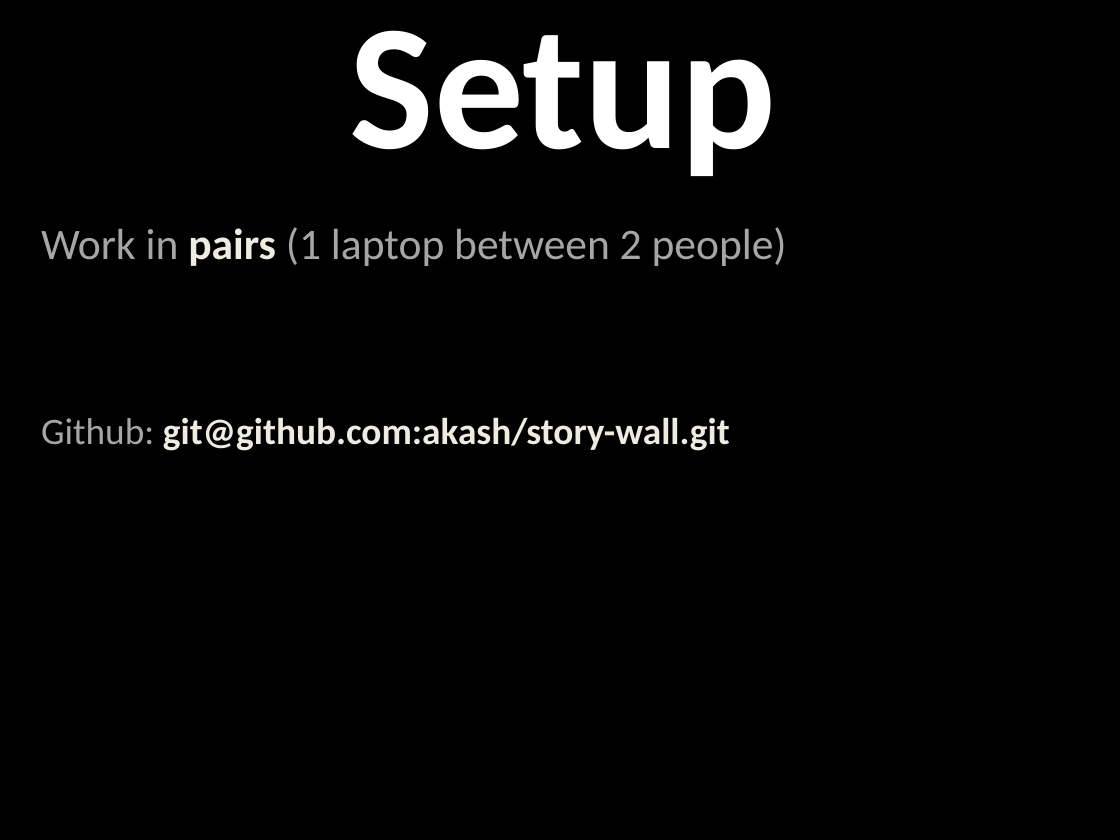
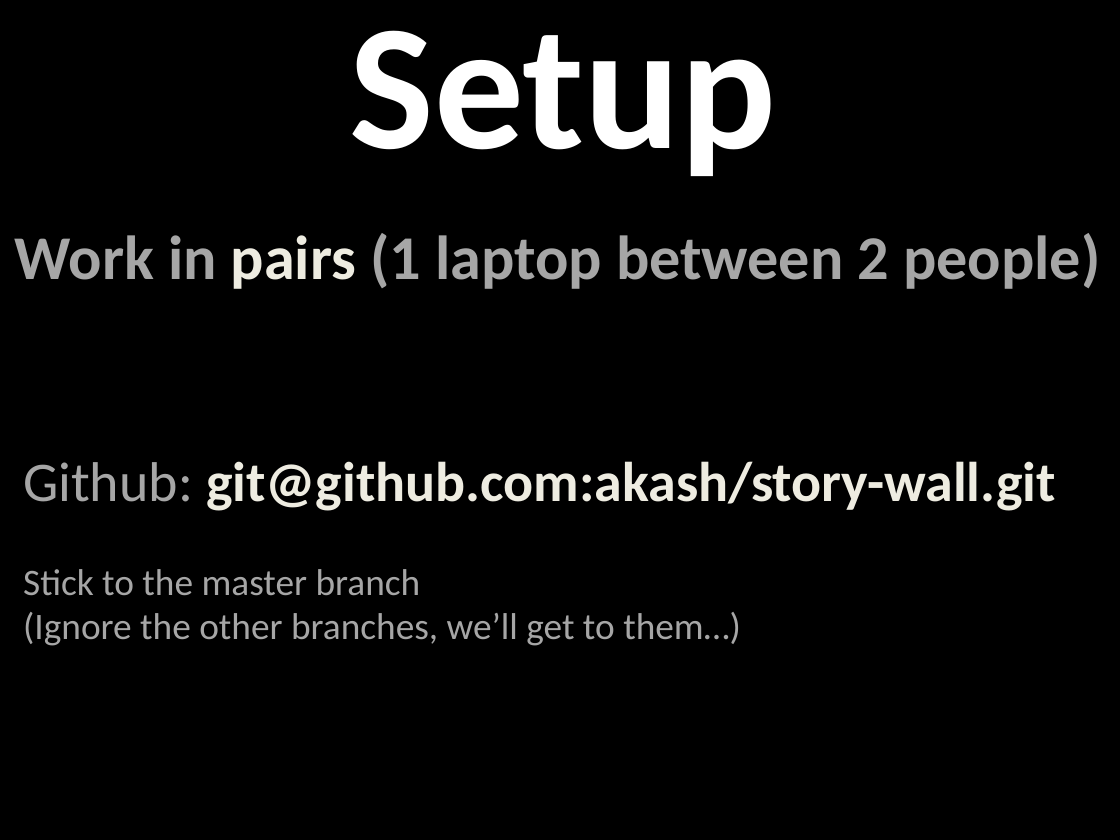
Before and after one commit to akash/story-wall, a slide deck: slide 9 of prog_java_talk.pptx (slide 11 before the commit). Drawn at 1120x840 pixels with LibreOffice and Linux fonts; fonts in the diff are those of the drawing. Boxes give left, top, right and bottom in pixels: in the first picture for what was removed or moved away, otherwise in the second. Text is boxed around its words. In the diff, an @@ line names an element or a change of style, - is before the commit and + after.

Commit message:
akash - updated slides

```diff
--- a/prog_java_talk.pptx
+++ b/prog_java_talk.pptx
@@ text "Work in pairs (1 laptop ..." moved from (x1=41, y1=227, x2=787, y2=266) to (x1=15, y1=233, x2=1100, y2=289) @@
@@ text "Work in pairs (1 laptop ..." at (x1=15, y1=233, x2=1100, y2=289): size 28 to 40 pt; bold on in "Work in (1 laptop between 2 people)" @@
@@ text "Github: git@github.com:akash/story-wall.git" moved from (x1=41, y1=417, x2=730, y2=451) to (x1=23, y1=461, x2=1056, y2=646) @@
@@ text at (x1=23, y1=461, x2=1056, y2=511): size 24 to 36 pt in "Github: git@github.com:akash/story-wall.git" @@
@@ text at (x1=23, y1=569, x2=741, y2=646): paragraphs added @@
+Stick to the master branch
+(Ignore the other branches, we’ll get to them…)
```
Also in this commit, not shown: 1 slide added, 3 slides removed.
